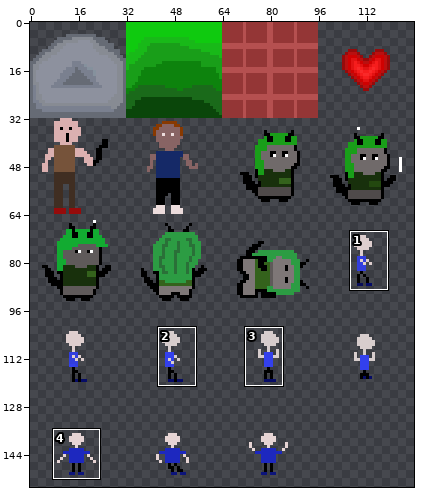
File history of a sprite sheet, iti2024/ulises/sprites.png. The first picture is a wide view before the edit; the outline marks the close-up.
Close-up. Before the edit:
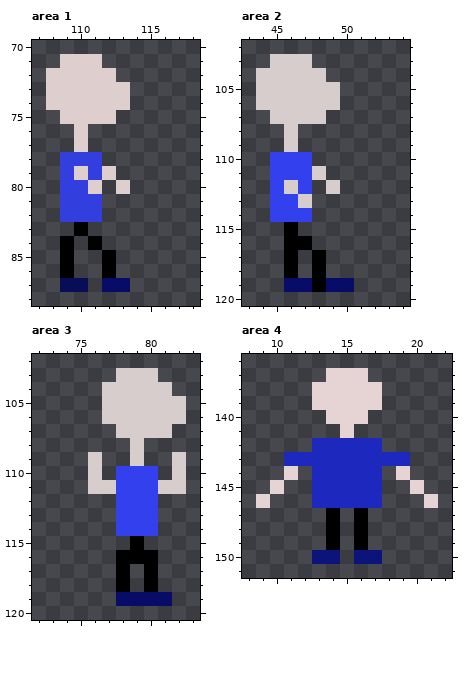
The file is 128x160 pixels. Colours within 5 levels of each other are drawn and written as one. Shown: area 1: x 107..118, y 70..88; area 2: x 43..54, y 102..120; area 3: x 72..83, y 102..120; area 4: x 8..22, y 136..151. The wide view leaves out empty margins. The commit also changed other parts of the picture, which this record leaves out.
And afterwards:
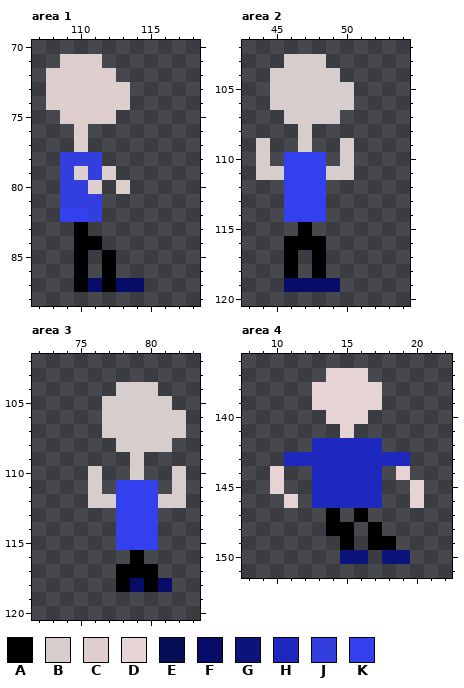
Palette (. is transparent): A #000000  B #d7cdcd  C #decece  D #e6d4d4  E #080d58  F #060c67  G #0c147b  H #1d28bf  J #323ede  K #3340ed
What changed:
Area 1:
y 82: x 109..110 JJ -> KK
y 84..86: x 109..110 A. -> .A
y 87: x 109..112 EE.F -> .AFA; x 114 . -> F
Area 2:
y 103: x 45 B -> .; x 48 . -> B
y 104: x 44 B -> .; x 49 . -> B
y 105..106: x 44 B -> .; x 50 . -> B
y 107: x 45 B -> .; x 49 . -> B
y 108: x 46..47 B. -> .B
y 109: x 44 . -> B; x 46..47 B. -> .B; x 50 . -> B
y 110: x 44..45 .K -> B.; x 48 . -> K; x 50 . -> B
y 111: x 44..45 .K -> BB; x 48..50 B.. -> KBB
y 112: x 45..46 KB -> .K; x 48..49 .B -> K.
y 113: x 45 K -> .; x 47..48 B. -> KK
y 114: x 45 K -> .; x 48 . -> K
y 115: x 46..47 A. -> .A
y 116: x 48 . -> A
y 119: x 48 A -> F; x 50 F -> .
Area 3:
y 103: x 78..80 BBB -> ...
y 104: x 77 B -> .; x 81 B -> .
y 105: x 82 B -> .
y 107: x 77 . -> B; x 82 . -> B
y 108: x 78 . -> B; x 80..81 .. -> BB
y 109: x 76 B -> .; x 82 B -> .
y 110: x 78..80 KKK -> .B.
y 111: x 77 B -> .; x 81 B -> .
y 112: x 76..77 .. -> BB; x 81..82 .. -> BB
y 115: x 78..80 .A. -> KKK
y 116: x 78 A -> .; x 80 A -> .
y 117: x 79 . -> A
y 118: x 79 . -> F; x 81 . -> F
y 119: x 78..81 FFFF -> ....
Area 4:
y 144: x 10..11 .D -> D.
y 146: x 9 D -> .; x 11 . -> D; x 20..21 .D -> D.
y 148: x 15..17 .A. -> A.A
y 149: x 14..18 A.A.. -> .A.AA
y 150: x 13..15 GG. -> ..G; x 17..19 G.. -> .GG
